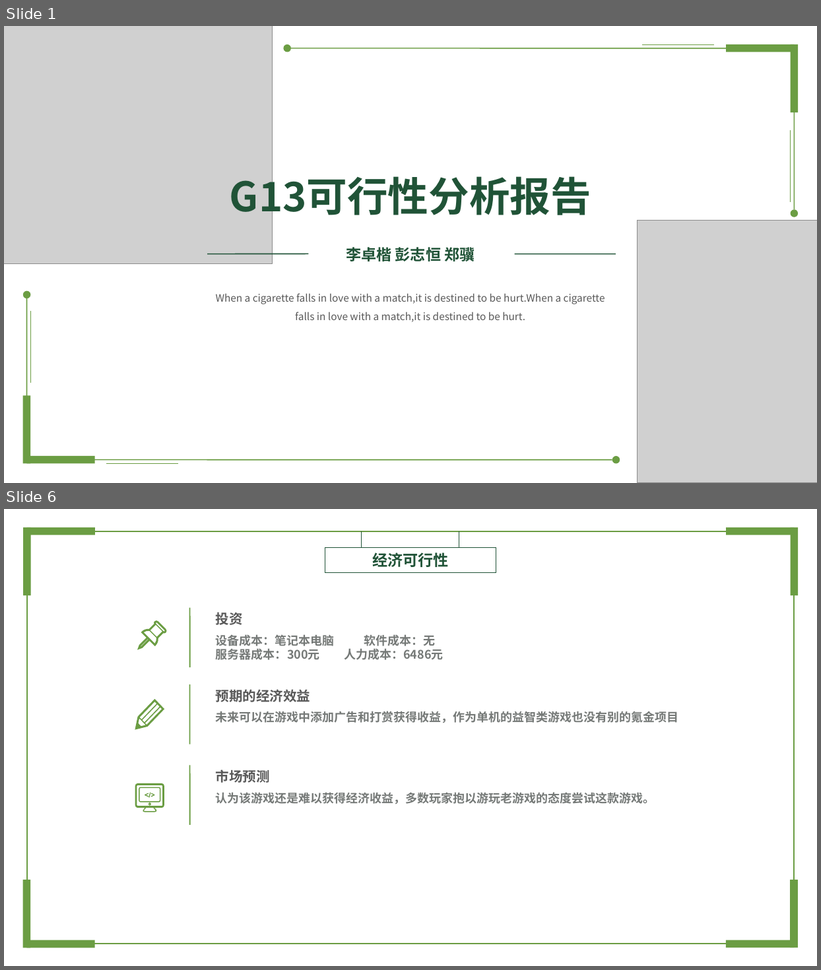
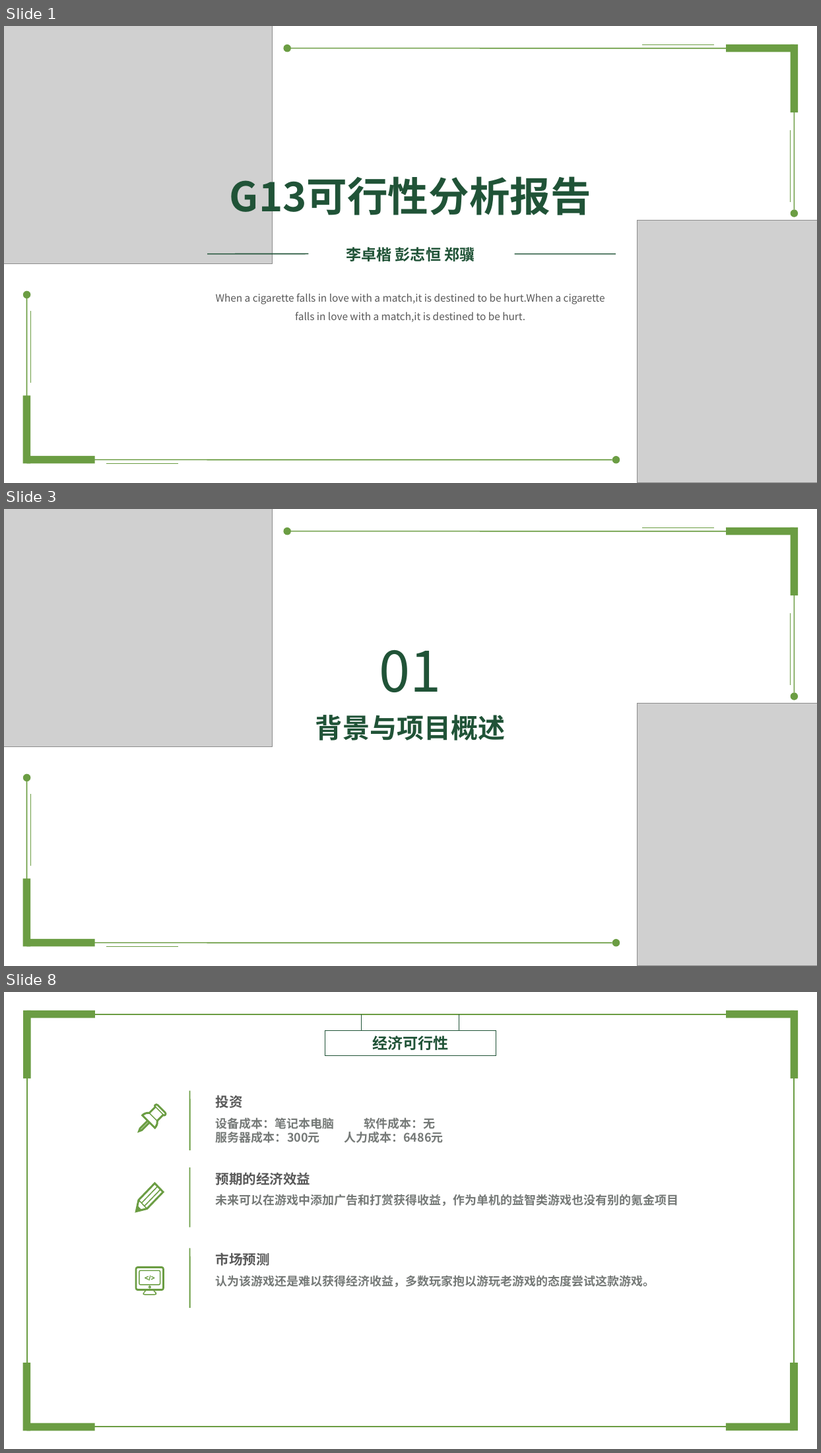
Before and after one commit to lzhokai/-, a slide deck: G13可行性分析报告ppt.pptx. Shown one above the other, each under a label of ours: slides 1 and 6 before the commit, slides 1, 3 and 8 after it; the slides between them are not shown. The pictures are 821x970 and 821x1453 pixels, drawn with LibreOffice and Linux fonts; fonts in the diff are those of the drawing; grey boxes stand for pictures; background and template pictures are left out. Boxes give left, top, right and bottom in pixels: in the first picture for what was removed or moved away, otherwise in the second. Text is boxed around its words. In the diff, an @@ line names an element or a change of style, - is before the commit and + after.

```diff
--- a/G13可行性分析报告ppt.pptx
+++ b/G13可行性分析报告ppt.pptx
@@ slide 3 added at (4,509,817,966), background picture (left out) @@
@@ picture added at (4,509,273,747) @@
@@ line added from (643, 527) to (714, 527), #6B9D43 0.5 pt @@
@@ rectangle added at (726,527,795,535), fill #6B9D43 @@
@@ rectangle added at (791,527,798,595), fill #6B9D43 @@
@@ line added from (791, 613) to (791, 685), #6B9D43 0.5 pt @@
@@ text added at (380,650,442,692), 66 pt, text #205337 @@
+01
@@ picture added at (638,703,817,966) @@
@@ group added at (283,527,798,700): 2 ellipses, 2 lines @@
@@ text added at (316,715,506,741), 32 pt, text #205337, bold @@
+背景与项目概述
@@ group added at (23,774,620,947): 2 ellipses, 2 lines @@
@@ line added from (31, 795) to (31, 867), #6B9D43 0.5 pt @@
@@ rectangle added at (23,879,30,947), fill #6B9D43 @@
@@ rectangle added at (26,940,95,947), fill #6B9D43 @@
@@ line added from (106, 947) to (178, 947), #6B9D43 0.5 pt @@
@@ what was slide 6 is now slide 8 @@
```
Also in this commit, not shown: 7 slides changed, 1 other slide added, 5 other files.
